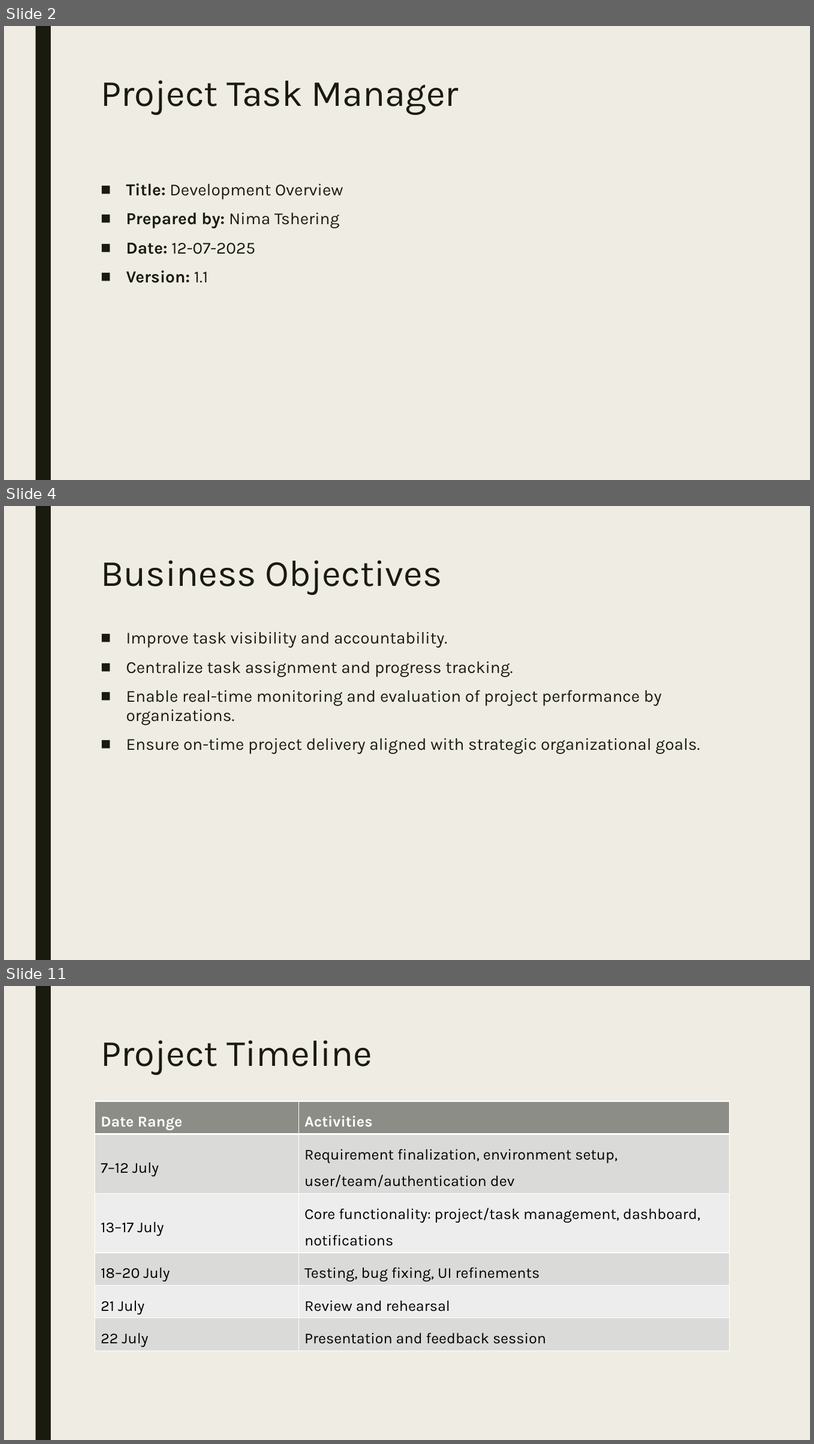
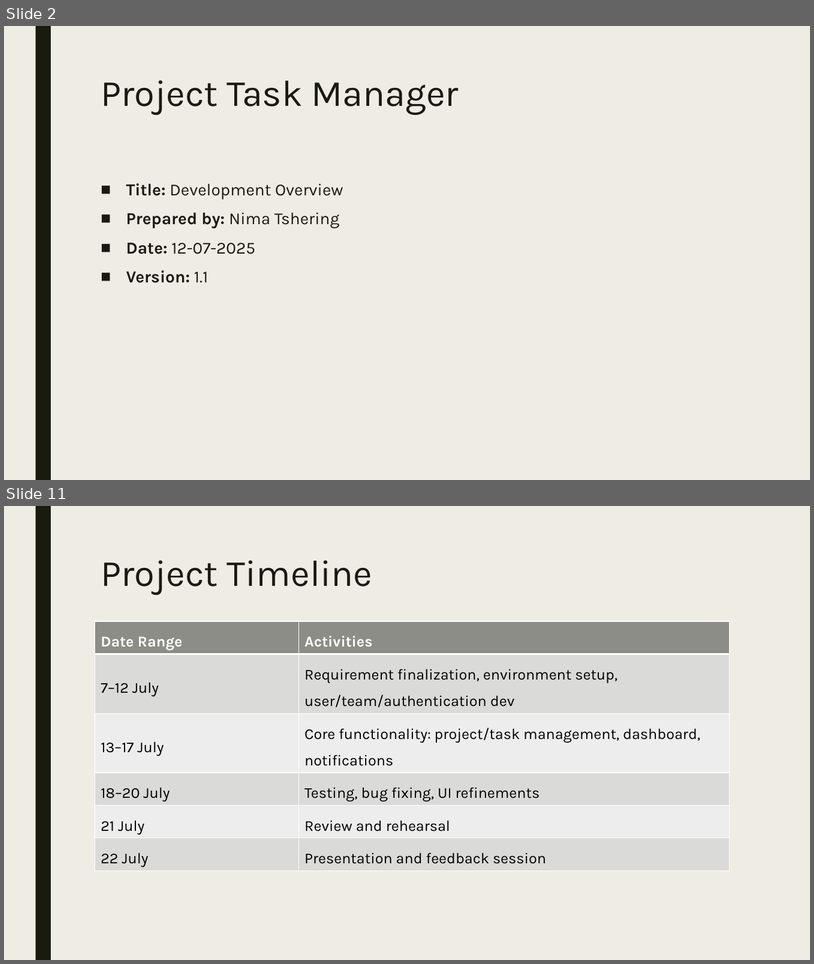
Before and after one commit to nimatshering/capstone-project, a slide deck: Presentation.pptx. Shown one above the other, each under a label of ours: slides 2, 4 and 11 before the commit, slides 2 and 11 after it; the slides between them are not shown. The pictures are 814x1444 and 814x964 pixels, drawn with LibreOffice and Linux fonts; fonts in the diff are those of the drawing. Boxes give left, top, right and bottom in pixels: in the first picture for what was removed or moved away, otherwise in the second. Text is boxed around its words. In the diff, an @@ line names an element or a change of style, - is before the commit and + after.

```diff
--- a/Presentation.pptx
+++ b/Presentation.pptx
@@ slide 4 removed at bbox=[4, 506, 810, 960], background #EFEDE3; not listed: 1 template element that a slide beside it also shows @@
@@ title removed at bbox=[101, 560, 442, 595] @@
-Business Objectives
@@ text removed at bbox=[126, 631, 700, 754] @@
-■ Improve task visibility and accountability.
-■ Centralize task assignment and progress tracking.
-■ Enable real-time monitoring and evaluation of project performance by organizations.
-■ Ensure on-time project delivery aligned with strategic organizational goals.
```
Also in this commit, not shown: 4 slides changed, 8 slides added, 6 other slides removed, 3 other files.
